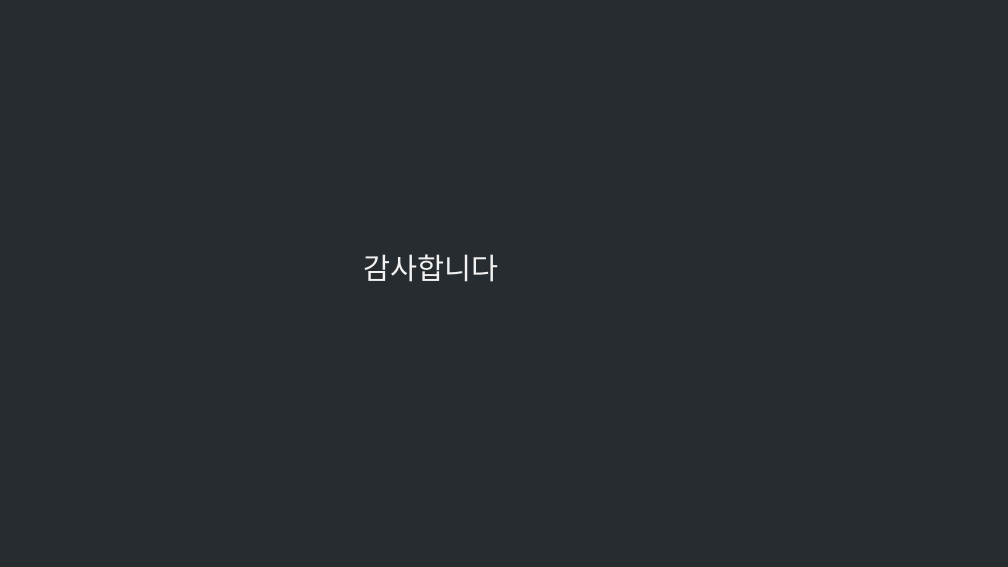
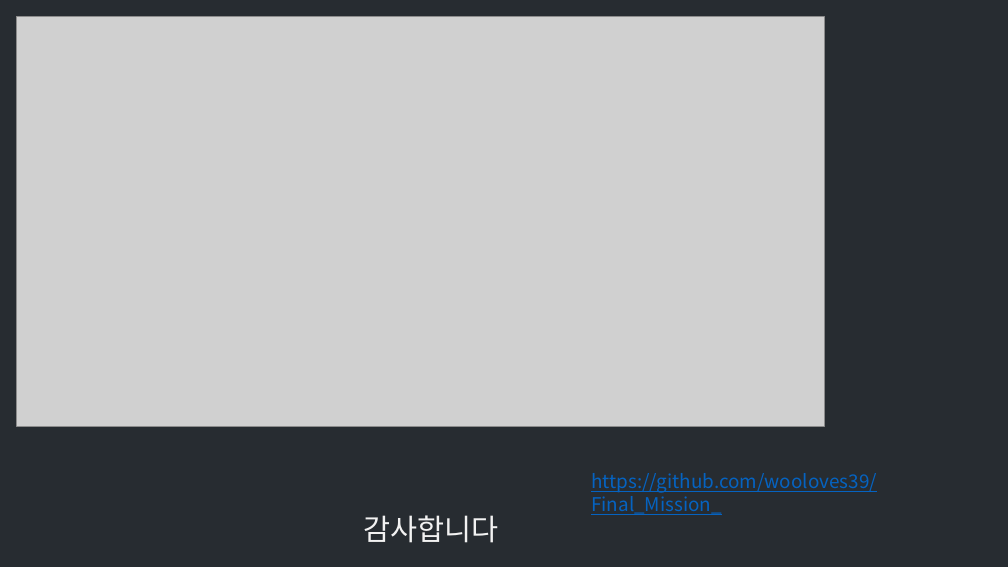
Before and after one commit to wooloves39/Final_Mission_, a slide deck: slide 13 of Final_Mission/기획서/New 기획/자각마녀 중간발표 .potx.pptx. Drawn at 1008x567 pixels with LibreOffice and Linux fonts; fonts in the diff are those of the drawing; grey boxes stand for pictures; background and template pictures are left out. Boxes give left, top, right and bottom in pixels: in the first picture for what was removed or moved away, otherwise in the second. Text is boxed around its words. In the diff, an @@ line names an element or a change of style, - is before the commit and + after.

```diff
--- a/Final_Mission/기획서/New 기획/자각마녀 중간발표 .potx.pptx
+++ b/Final_Mission/기획서/New 기획/자각마녀 중간발표 .potx.pptx
@@ picture added at <box>17,17,824,426</box> @@
@@ text added at <box>591,473,877,515</box>, 18 pt, text #0563C1, underline @@
+https://github.com/wooloves39/Final_Mission_
@@ text "감사합니다": place and size @@
-text "감사합니다" at <box>364,254,499,282</box>
+text "감사합니다" at <box>364,515,499,543</box>
```
Also in this commit, not shown: 8 other files.
